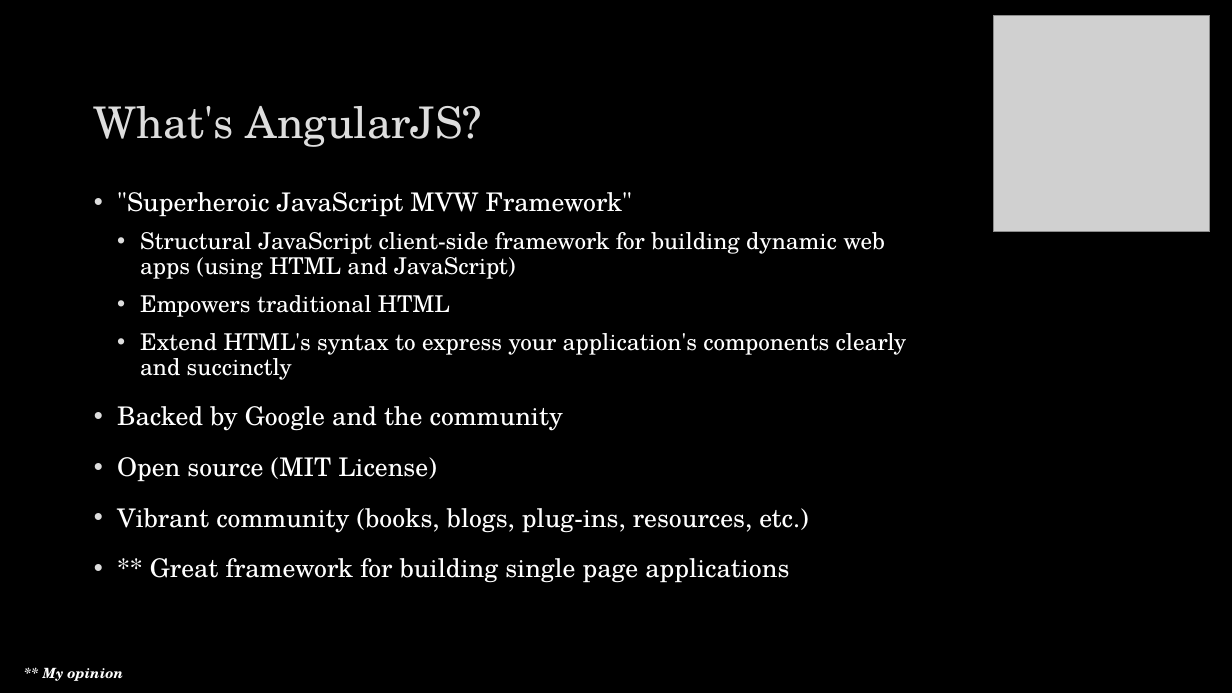
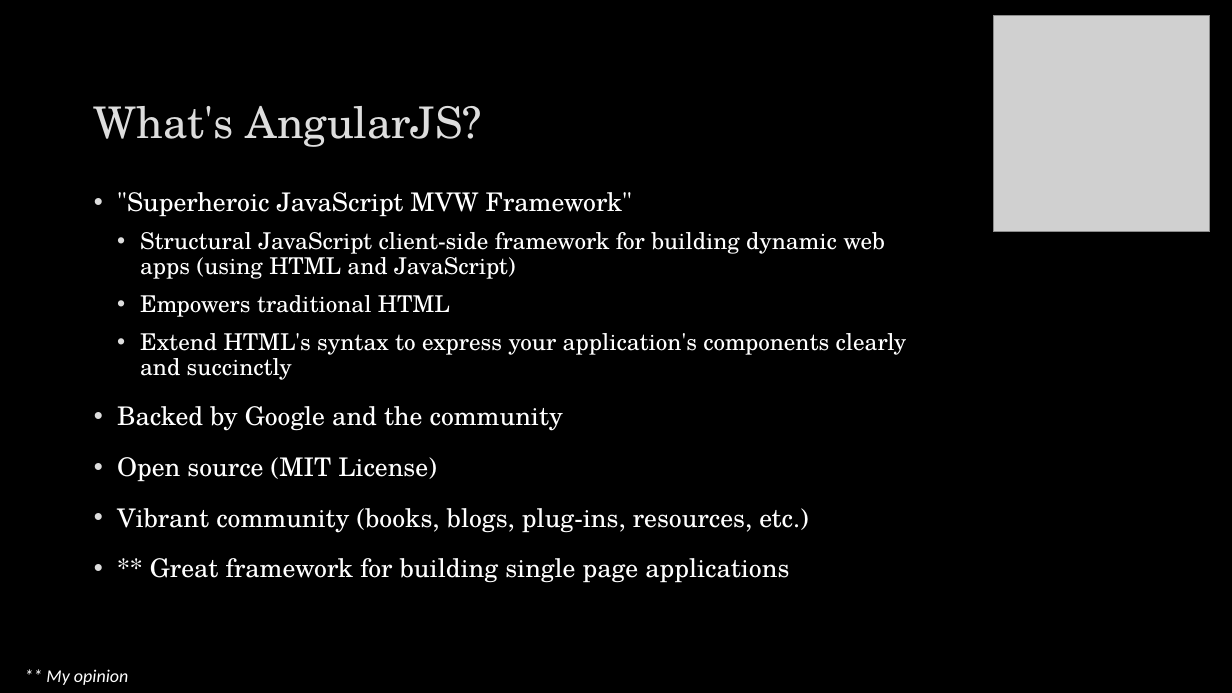
Before and after one commit to spietrek/SharePointCincy2015, a slide deck: slide 10 of Building SPAs in SharePoint Using AngularJS.pptx. Drawn at 1232x693 pixels with LibreOffice and Linux fonts; fonts in the diff are those of the drawing; grey boxes stand for pictures; background and template pictures are left out. Boxes give left, top, right and bottom in pixels: in the first picture for what was removed or moved away, otherwise in the second. Text is boxed around its words. In the diff, an @@ line names an element or a change of style, - is before the commit and + after.

```diff
--- a/Building SPAs in SharePoint Using AngularJS.pptx
+++ b/Building SPAs in SharePoint Using AngularJS.pptx
@@ text "** My opinion" at <box>46,669,128,685</box>: size 11 to 14 pt, font TeX Gyre Schola to Calibri, bold off @@
```
Also in this commit, not shown: 8 other slides changed, 2 slides added, 1 slide removed.
